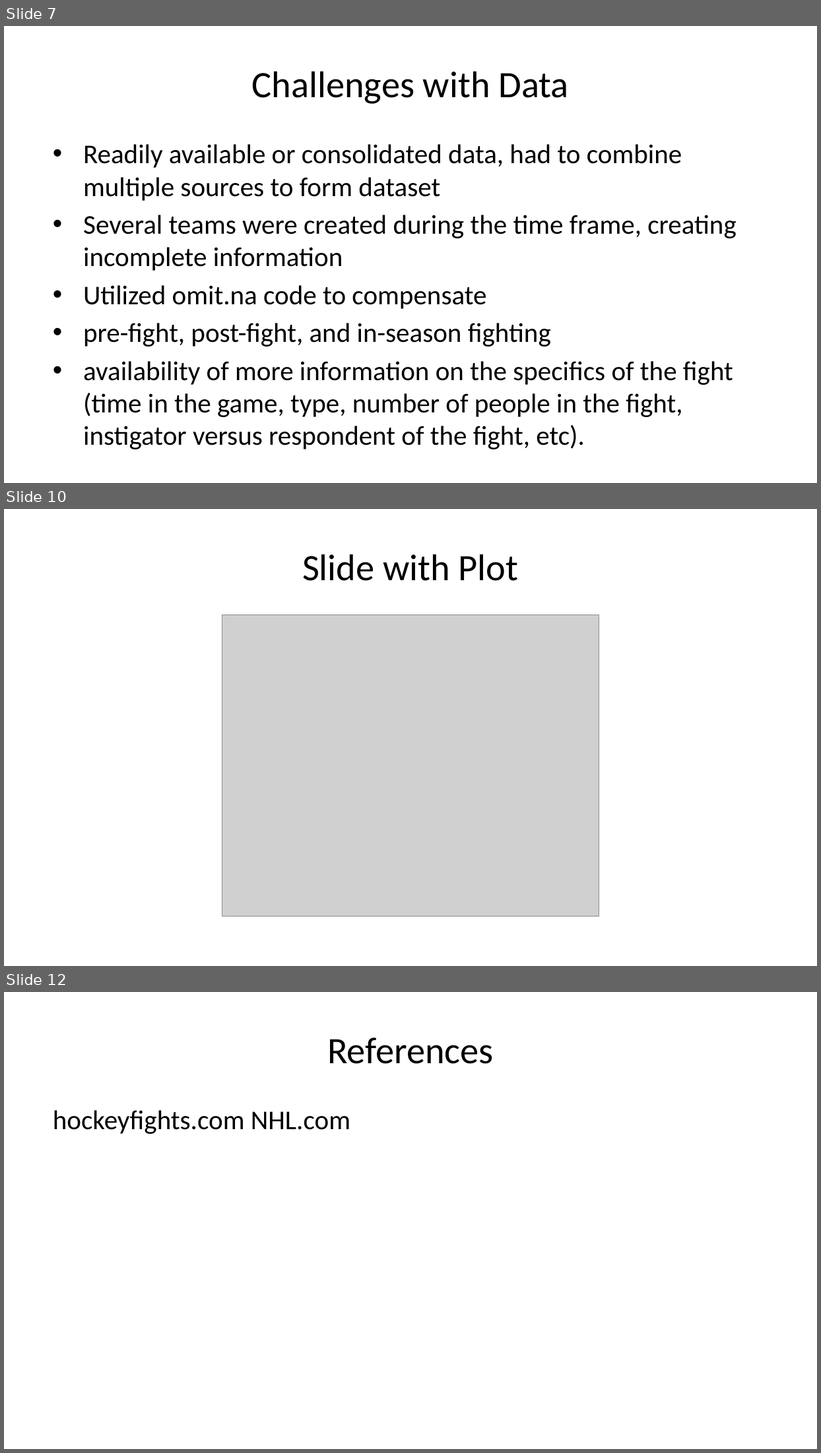
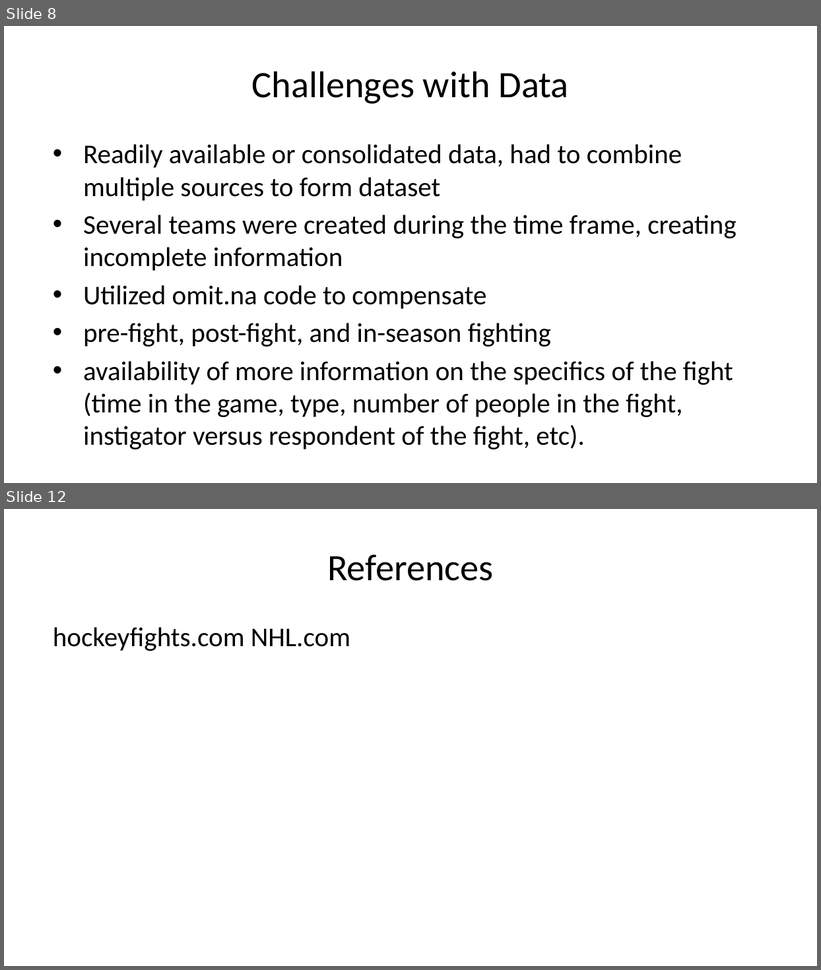
Before and after one commit to jason-nero/project-1, a slide deck: TermProject_Presentationv3.pptx. Shown one above the other, each under a label of ours: slides 7, 10 and 12 before the commit, slides 8 and 12 after it; the slides between them are not shown. The pictures are 821x1453 and 821x970 pixels, drawn with LibreOffice and Linux fonts; fonts in the diff are those of the drawing; grey boxes stand for pictures. Boxes give left, top, right and bottom in pixels: in the first picture for what was removed or moved away, otherwise in the second. Text is boxed around its words. In the diff, an @@ line names an element or a change of style, - is before the commit and + after.

```diff
--- a/TermProject_Presentationv3.pptx
+++ b/TermProject_Presentationv3.pptx
@@ slide 10 removed at <box>4,509,817,966</box>, background #FFFFFF @@
@@ title removed at <box>302,554,519,581</box> @@
-Slide with Plot
@@ picture removed at <box>222,615,599,917</box> @@
@@ what was slide 7 is now slide 8 @@
```
Also in this commit, not shown: 7 slides changed, 2 slides added, 1 other slide removed, 1 other file.
